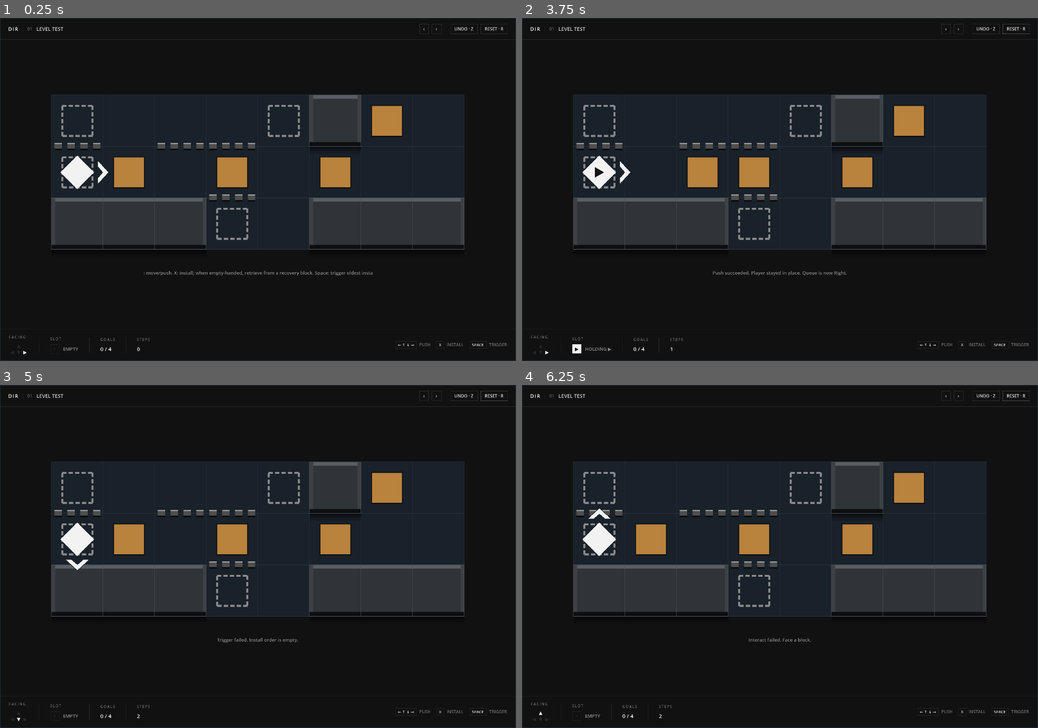
Above: before the commit, frames 1-4 (two rows, left to right).
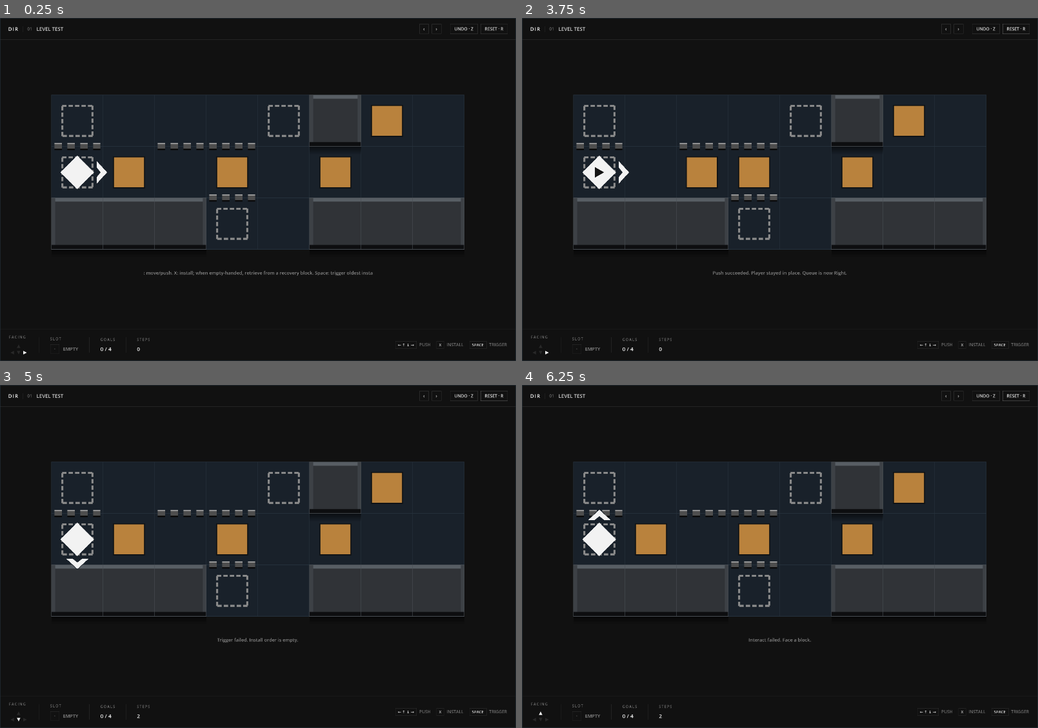
Above: after the commit, the same moments.

Repository: Periodev/DIR_03
Game: Godot game, scene res://scenes/main.tscn
The game is run twice, just before and just after one commit, with the same random seed, the same clock (stepped at 60 frames per second) and the same inputs.
Inputs:
- Up to frame 1 (0.25 s): no input
- Up to frame 2 (3.75 s): click "‹" at 0.5 s; click "›" at 1.25 s; click "UNDO · Z" at 2 s; click "RESET · R" at 2.75 s; tap Enter at 3.5 s; hold Right (move_right) from 3.53 s (still down); hold X (install_vector) from 3.53 s (still down)
- Up to frame 3 (5 s): tap F5 (reset_level) at 4.25 s; release Right (move_right) at 4.28 s; release X (install_vector) at 4.28 s; hold Down (move_down) from 4.28 s (still down); tap Space (trigger_vector) at 4.35 s
- Up to frame 4 (6.25 s): tap F5 (reset_level) at 5, 5.75 s; release Down (move_down) at 5.03 s; hold Right (move_right) 5.03-5.78 s; hold Z (undo_command) 5.03-5.78 s; hold Up (move_up) from 5.78 s (still down); tap X (install_vector) at 5.85 s

The runs differ from the first frame. In frame 1, less than 0.1% of the frame differs, in the area x 18-21%, y 41-49%; in frame 2, 0.2%, in the area x 9-38%, y 40-98%; in frame 3, less than 0.1%; in frame 4, less than 0.1%.

Commit message:
Refine facing action animation

Diff:
--- a/scripts/player_board_view.gd
+++ b/scripts/player_board_view.gd
@@ -63,14 +63,11 @@
 		set_facing_pulse_strength,
 		0.0,
 		1.0,
-		VisualStyle.FACING_PULSE_IN_SECONDS
+		VisualStyle.FACING_ECHO_SECONDS
 	).set_trans(Tween.TRANS_SINE).set_ease(Tween.EASE_OUT)
-	facing_pulse_tween.tween_method(
-		set_facing_pulse_strength,
-		1.0,
-		0.0,
-		VisualStyle.FACING_PULSE_OUT_SECONDS
-	).set_trans(Tween.TRANS_SINE).set_ease(Tween.EASE_IN)
+	facing_pulse_tween.tween_callback(
+		set_facing_pulse_strength.bind(0.0)
+	)
 
 
 func set_facing_pulse_strength(value: float) -> void:
@@ -106,7 +103,17 @@
 		to_cell,
 		on_finished
 	)
-	start_displacement_tween(Tween.TRANS_SINE, Tween.EASE_IN_OUT)
+	displacement_tween = create_tween()
+	displacement_tween.tween_interval(
+		VisualStyle.PUSH_DISPLACEMENT_DELAY_SECONDS
+	)
+	displacement_tween.tween_method(
+		set_displacement_progress,
+		0.0,
+		1.0,
+		VisualStyle.DISPLACEMENT_SECONDS
+	).set_trans(Tween.TRANS_SINE).set_ease(Tween.EASE_IN_OUT)
+	displacement_tween.tween_callback(finish_displacement)
 
 
 func play_trigger_displacement(
@@ -627,7 +634,10 @@
 
 	var center := (
 		player_draw_center()
-		+ forward * cell_size / 2.0
+		+ forward * (
+			cell_size / 2.0
+			- cell_size * VisualStyle.FACING_CHV_INSET_RATIO
+		)
 	)
 	var length := float(roundi(cell_size * VisualStyle.FACING_CHV_LEN_RATIO))
 	var depth := float(roundi(cell_size * VisualStyle.FACING_CHV_DEPTH_RATIO))
@@ -647,9 +657,65 @@
 		),
 		palette["floor"]
 	)
+	draw_facing_echo(
+		center,
+		forward,
+		length,
+		depth,
+		stroke,
+		facing_pulse_strength,
+		VisualStyle.FACING_ECHO_ALPHA
+	)
+	var second_phase := inverse_lerp(
+		VisualStyle.FACING_ECHO_SECOND_PHASE,
+		1.0,
+		facing_pulse_strength
+	)
+	draw_facing_echo(
+		center,
+		forward,
+		length,
+		depth,
+		stroke,
+		second_phase,
+		VisualStyle.FACING_ECHO_SECOND_ALPHA
+	)
 	draw_colored_polygon(
 		chevron_points(center, forward, length, depth, stroke),
-		palette["player"].lerp(palette["action_pulse"], facing_pulse_strength)
+		palette["player"]
+	)
+
+
+func draw_facing_echo(
+	center: Vector2,
+	forward: Vector2,
+	length: float,
+	depth: float,
+	stroke: float,
+	phase: float,
+	max_alpha: float
+) -> void:
+	if facing_pulse_strength <= 0.0 or phase <= 0.0 or phase >= 1.0:
+		return
+
+	var echo_color: Color = palette["player"]
+	echo_color.a *= (1.0 - phase) * max_alpha
+	var echo_center := (
+		center
+		+ forward
+		* cell_size
+		* VisualStyle.FACING_ECHO_DISTANCE_RATIO
+		* phase
+	)
+	draw_colored_polygon(
+		chevron_points(
+			echo_center,
+			forward,
+			length,
+			depth,
+			stroke
+		),
+		echo_color
 	)
 
 
--- a/scripts/visual_style.gd
+++ b/scripts/visual_style.gd
@@ -25,11 +25,16 @@
 const PLAYER_TRI_H_RATIO := 0.18
 const FACING_CHV_LEN_RATIO := 0.44
 const FACING_CHV_DEPTH_RATIO := 0.20
-const FACING_CHV_STROKE_RATIO := 0.50
+const FACING_CHV_STROKE_RATIO := 0.62
 const FACING_CHV_GAP_RATIO := 0.026
+const FACING_CHV_INSET_RATIO := 0.025
 const FACING_CHV_CLEARANCE_RATIO := 0.02
-const FACING_PULSE_IN_SECONDS := 0.05
-const FACING_PULSE_OUT_SECONDS := 0.10
+const FACING_ECHO_DISTANCE_RATIO := 0.10
+const FACING_ECHO_SECONDS := 0.12
+const FACING_ECHO_ALPHA := 0.55
+const FACING_ECHO_SECOND_PHASE := 0.20
+const FACING_ECHO_SECOND_ALPHA := 0.35
+const PUSH_DISPLACEMENT_DELAY_SECONDS := 0.08
 const DISPLACEMENT_SECONDS := 0.13
 const TRIGGER_FLASH_IN_SECONDS := 0.06
 const TRIGGER_FLASH_HOLD_SECONDS := 0.03
@@ -68,7 +73,6 @@
 	"block_glyph": Color("#141414"),
 	"player": Color("#f2f2f2"),
 	"player_glyph": Color("#141414"),
-	"action_pulse": Color("#55d6e0"),
 	"trigger_flash": Color("#ffffff"),
 	"hair": Color("#282828"),
 	"stroke": Color("#3a3a3a"),
@@ -103,7 +107,6 @@
 	"block_glyph": Color("#f4f3f1"),
 	"player": Color("#1e1d1c"),
 	"player_glyph": Color("#f4f3f1"),
-	"action_pulse": Color("#147d88"),
 	"trigger_flash": Color("#141414"),
 	"hair": Color("#cbc9c4"),
 	"stroke": Color("#b9b7b2"),
--- a/tools/verify_player_animation.gd
+++ b/tools/verify_player_animation.gd
@@ -13,6 +13,7 @@
 	var game: Node = MAIN_SCENE.instantiate()
 	root.add_child(game)
 	await process_frame
+	await create_timer(0.25).timeout
 
 	await check_player_displacement(game)
 	await check_push_displacement(game)
@@ -33,7 +34,7 @@
 	var started: bool = bool(game.execute_command("R"))
 	require(started, "player move command should be accepted")
 	require(bool(game.input_locked), "player move should lock input")
-	await create_timer(0.18).timeout
+	await create_timer(0.25).timeout
 	require(not bool(game.input_locked), "player move should unlock after animation")
 	require(
 		Vector2i(game.player_cell) == Vector2i(1, 0),
@@ -46,7 +47,13 @@
 	var started: bool = bool(game.execute_command("R"))
 	require(started, "push command should be accepted")
 	require(bool(game.input_locked), "push should lock input")
-	await create_timer(0.18).timeout
+	await create_timer(0.04).timeout
+	var view: Node = game.board_view
+	require(
+		float(view.displacement_progress) < 0.01,
+		"pushed block should wait for the push delay"
+	)
+	await create_timer(0.25).timeout
 	var block_index: int = int(game.find_block_index_by_id(1))
 	var block: Dictionary = game.blocks[block_index]
 	require(
Not shown, changed: tools/verify_v11_static.ps1
